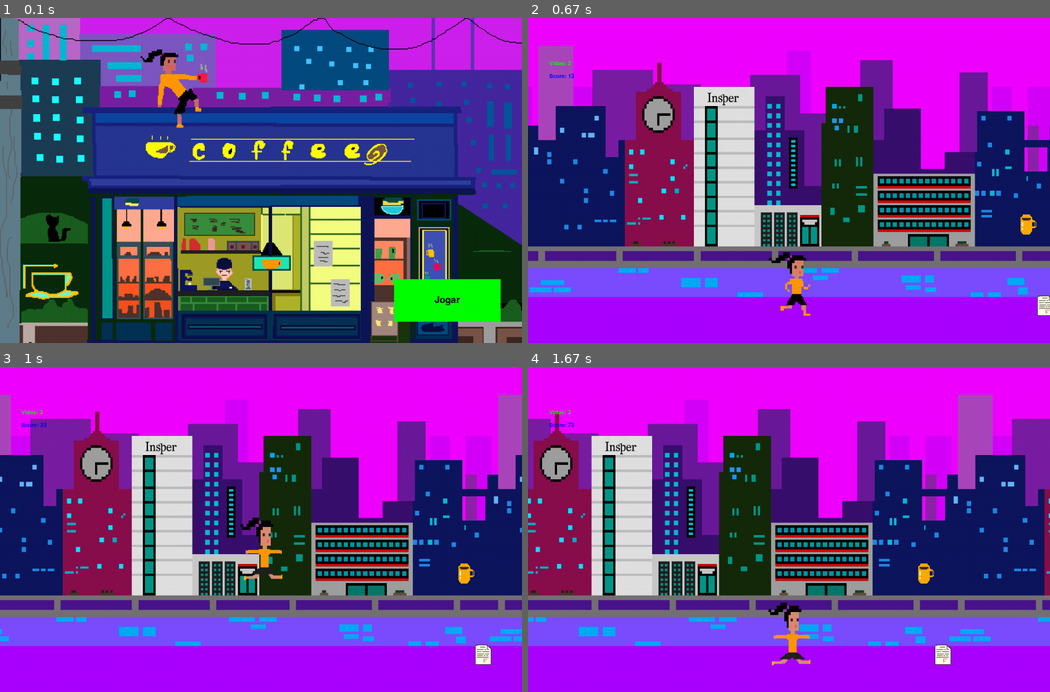
Above: before the commit, frames 1-4 (two rows, left to right).
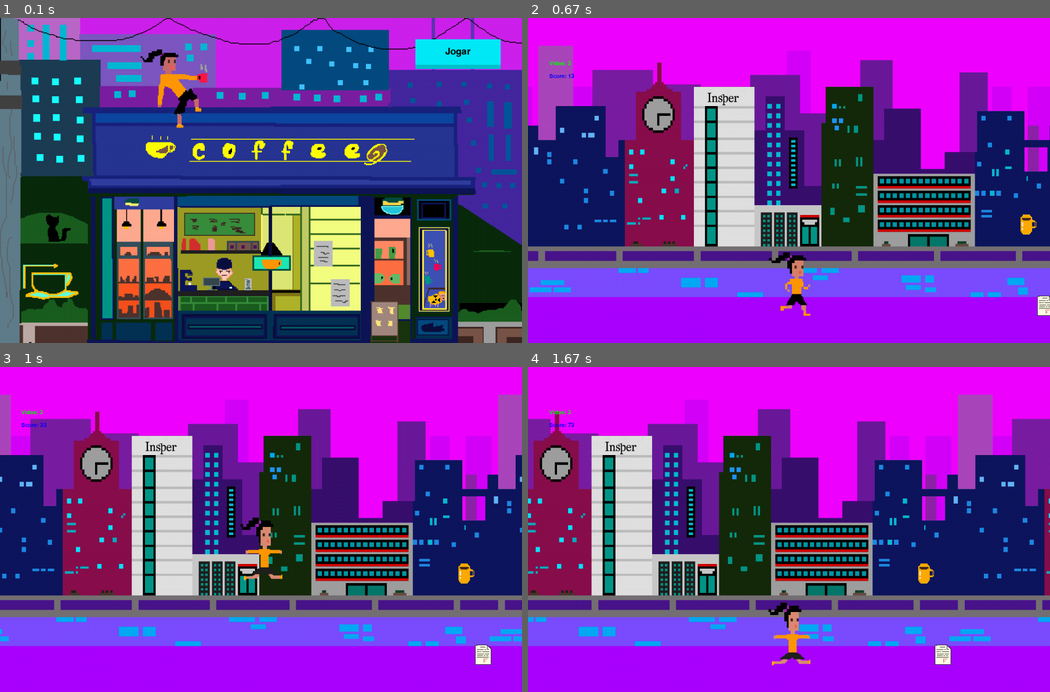
Above: after the commit, the same moments.

Repository: pedrofracassi/insper-dessoft-projeto-final
Game: pygame game, started from main.py
Two runs of this game, one before a commit and one after it. Both use one fixed random seed, a clock stepped at 60 frames per second and the inputs below.
Inputs:
- Up to frame 1 (0.1 s): no input
- Up to frame 2 (0.67 s): click "Jogar" at 0.38 s
- Up to frame 3 (1 s): tap Space at 0.67 s
- Up to frame 4 (1.67 s): tap Space at 1.57 s

The runs differ from the first frame. In frame 1, 4.3% of the frame differs, in the area x 75-96%, y 6-94%; in frame 2, nothing differs; in frame 3, nothing differs; in frame 4, nothing differs.

Commit message:
menu bonito

Diff:
--- a/sprites/button.py
+++ b/sprites/button.py
@@ -10,14 +10,21 @@
     self.height = height
     self.text = text
 
+    self.hover_move = 10
+
   def draw (self, window):
-    color = (255, 0, 0) if self.isBeingHovered() else (0, 255, 0)
-    pygame.draw.rect(window, color, (self.x, self.y, self.width, self.height), 0)
-
     font = pygame.font.SysFont(None, 32)
     text = font.render(self.text, 1, (0, 0, 0))
-    window.blit(text, (self.x + (self.width/2 - text.get_width()/2), self.y + (self.height/2 - text.get_height()/2)))
+
+    if not self.isBeingHovered():
+      pygame.draw.rect(window, (0, 234, 249), (self.x, self.y, self.width, self.height), 0)
+      pygame.draw.rect(window, (0, 192, 204), (self.x, self.y + self.height - self.hover_move, self.width, self.hover_move), 0)
+      window.blit(text, (self.x + (self.width/2 - text.get_width()/2), self.y + ((self.height - self.hover_move)/2 - text.get_height()/2)))
+    else:
+      pygame.draw.rect(window, (0, 234, 249), (self.x, self.y + self.hover_move, self.width, self.height - self.hover_move), 0)
+      window.blit(text, (self.x + (self.width/2 - text.get_width()/2), self.y + ((self.height - self.hover_move)/2 - text.get_height()/2 + self.hover_move)))
+
 
   def isBeingHovered (self):
     mouse_pos = pygame.mouse.get_pos()
-    return mouse_pos[0] > self.x and mouse_pos[0] < self.x + self.width and mouse_pos[1] > self.y and mouse_pos[1] < self.x + self.height
+    return mouse_pos[0] > self.x and mouse_pos[0] < self.x + self.width and mouse_pos[1] > self.y and mouse_pos[1] < self.y + self.height
--- a/stages/MenuStage.py
+++ b/stages/MenuStage.py
@@ -13,16 +13,11 @@
 
   def run (self):
     bg = MenuBG.MenuBG()
-    button_start = button.button(WIDTH - 300, HEIGHT - 150, 250, 100, 'Jogar')
+    btn_width = 200
+    btn_height = 70
+    button_start = button.button(WIDTH - btn_width - 50, 50, btn_width, btn_height, 'Jogar')
     sprites = pygame.sprite.Group()
     sprites.add(bg)
-    font = pygame.font.SysFont(None, 32)
-    texto = font.render('APERTE ESPAÇO PARA INICIAR', True, (0, 0, 255))
-    texto2 = font.render('MENU DAORA', True, (255, 255, 255))
-    largura, altura = font.size('APERTE ESPAÇO PARA INICIAR')
-    largura2, altura2 = font.size('MENU DAORA')
-    self.window.blit(texto, (WIDTH / 2 - largura / 2, HEIGHT / 2 - altura/2))
-    self.window.blit(texto2, (WIDTH / 2 - largura2 / 2, HEIGHT / 2 - altura/2 - 20))
 
     done = False
     while not done:
